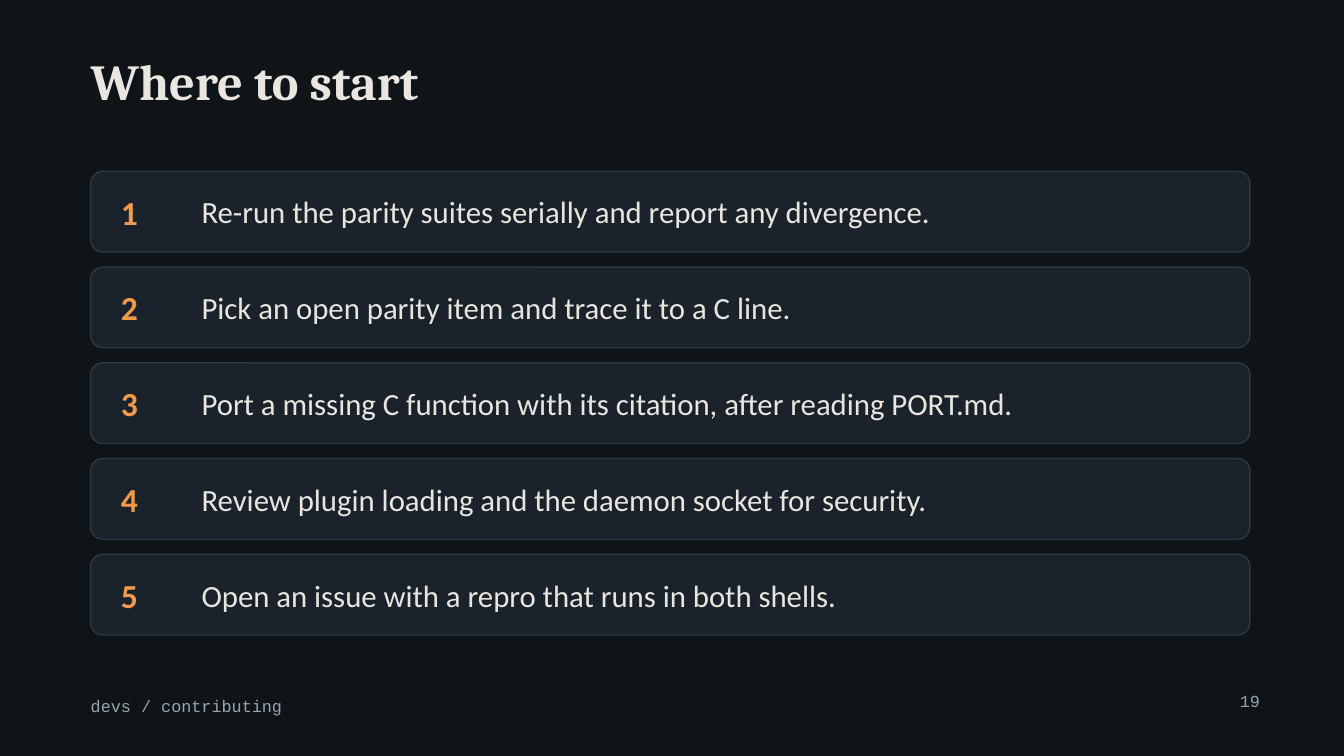
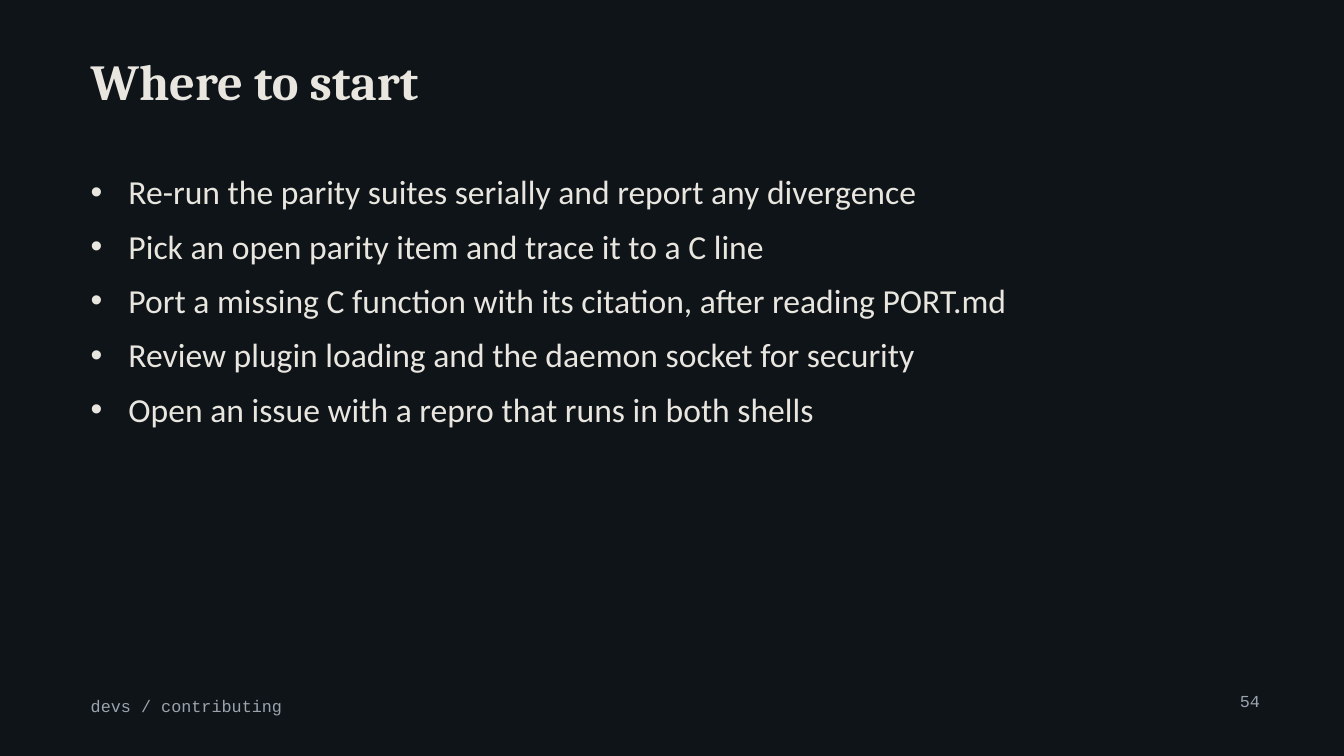
Before and after one commit to MenkeTechnologies/zshrs, a slide deck: slide 54 of docs/talk-devs.pptx (slide 19 before the commit). Drawn at 1344x756 pixels with LibreOffice and Linux fonts; fonts in the diff are those of the drawing; background and template pictures are left out. Boxes give left, top, right and bottom in pixels: in the first picture for what was removed or moved away, otherwise in the second. Text is boxed around its words. In the diff, an @@ line names an element or a change of style, - is before the commit and + after.

```diff
--- a/docs/talk-devs.pptx
+++ b/docs/talk-devs.pptx
@@ rounded rectangle removed at <box>91,171,1250,252</box> @@
@@ text removed at <box>121,203,138,225</box> @@
-1
@@ text added at <box>128,180,1006,428</box>, 24 pt, text #E8E6DF @@
+• Re-run the parity suites serially and report any divergence
+• Pick an open parity item and trace it to a C line
+• Port a missing C function with its citation, after reading PORT.md
+• Review plugin loading and the daemon socket for security
+• Open an issue with a repro that runs in both shells
@@ text removed at <box>202,201,930,229</box> @@
-Re-run the parity suites serially and report any divergence.
@@ rounded rectangle removed at <box>91,267,1250,348</box> @@
@@ text removed at <box>121,298,138,320</box> @@
-2
@@ text removed at <box>202,297,790,324</box> @@
-Pick an open parity item and trace it to a C line.
@@ rounded rectangle removed at <box>91,363,1250,444</box> @@
@@ text removed at <box>121,394,138,417</box> @@
-3
@@ text removed at <box>202,393,1012,421</box> @@
-Port a missing C function with its citation, after reading PORT.md.
@@ rounded rectangle removed at <box>91,459,1250,539</box> @@
@@ text removed at <box>121,490,138,512</box> @@
-4
@@ text removed at <box>202,489,926,517</box> @@
-Review plugin loading and the daemon socket for security.
@@ rounded rectangle removed at <box>91,555,1250,635</box> @@
@@ text removed at <box>121,586,138,609</box> @@
-5
@@ text removed at <box>202,585,836,612</box> @@
-Open an issue with a repro that runs in both shells.
@@ page number at <box>1240,696,1260,707</box>: text changed @@
-19
+54
```
Also in this commit, not shown: 13 other slides changed, 41 slides added, 6 slides removed, 2 other files.
